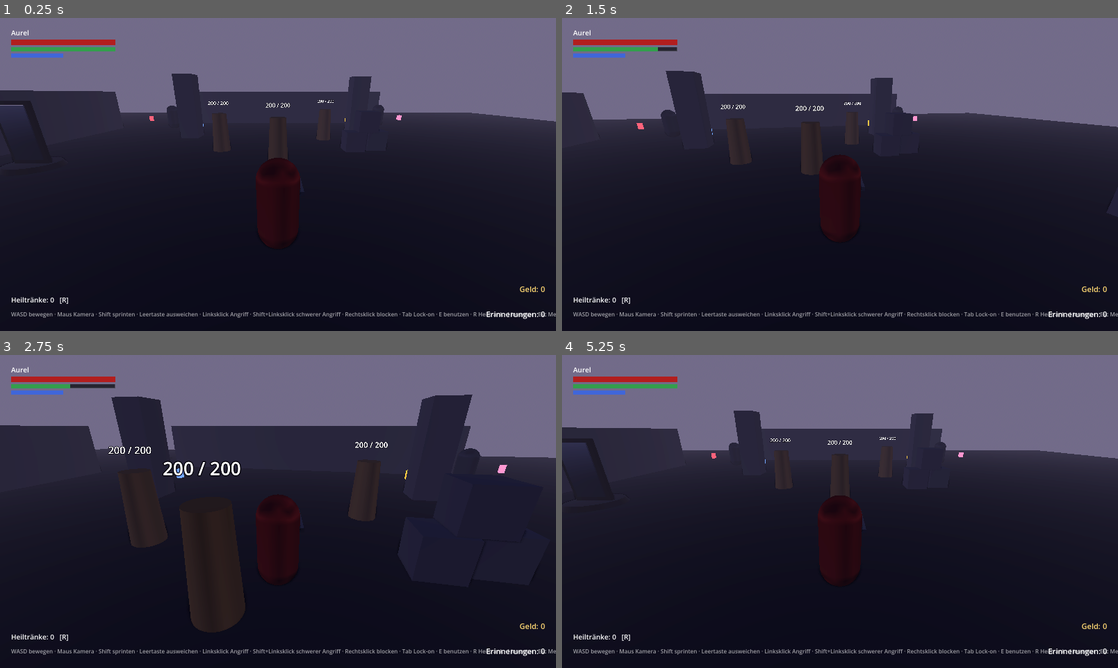
Above: before the commit, frames 1-4 (two rows, left to right).
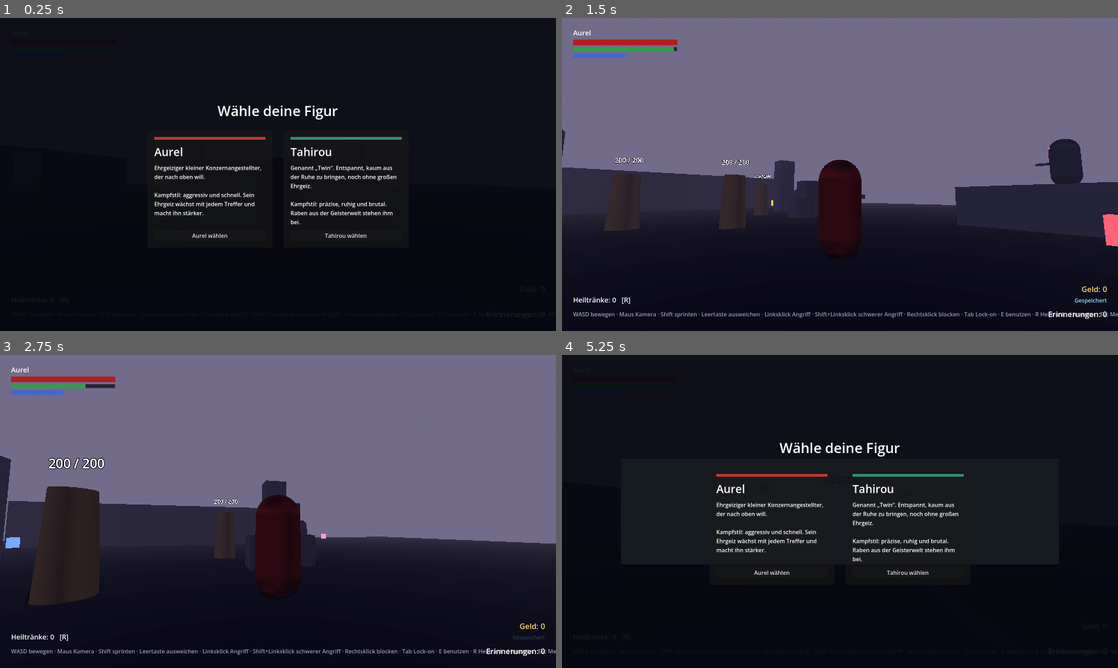
Above: after the commit, the same moments.

Repository: Aurelvonwatzdorf/nr1
Game: Godot game, scene res://scenes/levels/test_arena.tscn
Two runs of this game, one before a commit and one after it. Both use one fixed random seed, a clock stepped at 60 frames per second and the inputs below.
Inputs (mouse positions are in pixels of both pictures, inside the frame that each line leads up to):
- Up to frame 1 (0.25 s): no input
- Up to frame 2 (1.5 s): click (773, 237) at 0.5 s, where only the run after the commit has a clickable "Aurel wählen"; move the mouse to (867, 174) at 1.27 s; hold W (move_forward) from 1.28 s (still down); hold Shift (sprint) from 1.28 s (still down)
- Up to frame 3 (2.75 s): keep holding W (move_forward); move the mouse to (250, 511) at 2.02 s; release Shift (sprint) at 2.03 s; click (250, 511) at 2.1 s; tap Shift (sprint) at 2.3 s
- Up to frame 4 (5.25 s): move the mouse to (851, 505) at 2.77 s; hold Right mouse button (block) 2.78-3.53 s; tap Shift (sprint) at 3.05, 3.8 s; move the mouse to (834, 517) at 3.52 s; tap Space (dodge) at 3.6 s; move the mouse to (878, 514) at 4.27 s; hold Shift (sprint) 4.28-5 s; tap R (heal) at 4.35 s; tap Escape (menu) at 4.9 s; release W (move_forward) at 5 s; click "Neues Spiel (Spielstand lösch…" at 5 s

The runs differ from the first frame. In frame 1, 44% of the frame differs, in the area x 0-100%, y 0-97%; in frame 2, 30%; in frame 3, 35%; in frame 4, 41%.

Commit message:
M5 step 1: character selection on new game
A character select menu opens when no character is chosen yet, applies
Aurel or Tahirou to the running player (stats, colour, HUD name) and
saves the choice immediately. Character descriptions mention their
combat styles.

Co-Authored-By: Claude Opus 5.5 <noreply@anthropic.com>
Claude-Session: https://claude.ai/code/session_01RjnwZ2TtYogGPE8DCJukRJ

Diff:
--- a/game/resources/characters/aurel.tres
+++ b/game/resources/characters/aurel.tres
@@ -8,7 +8,7 @@
 script = ExtResource("1_character")
 id = &"aurel"
 display_name = "Aurel"
-description = "Ehrgeiziger kleiner Konzernangestellter, der nach oben will."
+description = "Ehrgeiziger kleiner Konzernangestellter, der nach oben will.\n\nKampfstil: aggressiv und schnell. Sein Ehrgeiz wächst mit jedem Treffer und macht ihn stärker."
 light_attack = ExtResource("2_light")
 heavy_attack = ExtResource("3_heavy")
 placeholder_color = Color(0.75, 0.22, 0.2, 1)
--- a/game/resources/characters/tahirou.tres
+++ b/game/resources/characters/tahirou.tres
@@ -8,7 +8,7 @@
 script = ExtResource("1_character")
 id = &"tahirou"
 display_name = "Tahirou"
-description = "Entspannt, kaum aus der Ruhe zu bringen, noch ohne großen Ehrgeiz."
+description = "Genannt „Twin“. Entspannt, kaum aus der Ruhe zu bringen, noch ohne großen Ehrgeiz.\n\nKampfstil: präzise, ruhig und brutal. Raben aus der Geisterwelt stehen ihm bei."
 light_attack = ExtResource("2_light")
 heavy_attack = ExtResource("3_heavy")
 placeholder_color = Color(0.2, 0.55, 0.45, 1)
--- a/game/scenes/levels/test_arena.tscn
+++ b/game/scenes/levels/test_arena.tscn
@@ -20,6 +20,7 @@
 [ext_resource type="PackedScene" path="res://scenes/ui/dialogue_box.tscn" id="18_dialogue"]
 [ext_resource type="PackedScene" path="res://scenes/npcs/npc.tscn" id="19_npc"]
 [ext_resource type="Script" path="res://scripts/npcs/merchant.gd" id="20_merchant"]
+[ext_resource type="PackedScene" path="res://scenes/ui/character_select_menu.tscn" id="25_select"]
 [ext_resource type="Script" path="res://scripts/npcs/old_woman.gd" id="21_old_woman"]
 [ext_resource type="Script" path="res://scripts/npcs/sick_man.gd" id="22_sick_man"]
 [ext_resource type="Resource" path="res://resources/missions/help_old_woman.tres" id="23_mission_woman"]
@@ -414,6 +415,8 @@
 
 [node name="PauseMenu" parent="." instance=ExtResource("9_pause")]
 
+[node name="CharacterSelectMenu" parent="." instance=ExtResource("25_select")]
+
 [node name="RespawnManager" type="Node" parent="." node_paths=PackedStringArray("player")]
 script = ExtResource("8_respawn")
 player = NodePath("../Player")
--- /dev/null
+++ b/game/scenes/ui/character_select_menu.tscn
@@ -0,0 +1,38 @@
+[gd_scene format=3]
+
+[ext_resource type="Script" path="res://scripts/ui/character_select_menu.gd" id="1_select"]
+
+[node name="CharacterSelectMenu" type="CanvasLayer"]
+layer = 11
+script = ExtResource("1_select")
+
+[node name="Dim" type="ColorRect" parent="."]
+anchors_preset = 15
+anchor_right = 1.0
+anchor_bottom = 1.0
+grow_horizontal = 2
+grow_vertical = 2
+color = Color(0.02, 0.03, 0.06, 0.92)
+
+[node name="Center" type="CenterContainer" parent="."]
+anchors_preset = 15
+anchor_right = 1.0
+anchor_bottom = 1.0
+grow_horizontal = 2
+grow_vertical = 2
+
+[node name="Items" type="VBoxContainer" parent="Center"]
+layout_mode = 2
+theme_override_constants/separation = 28
+
+[node name="Title" type="Label" parent="Center/Items"]
+layout_mode = 2
+theme_override_font_sizes/font_size = 40
+text = "Wähle deine Figur"
+horizontal_alignment = 1
+
+[node name="Choices" type="HBoxContainer" parent="Center/Items"]
+unique_name_in_owner = true
+layout_mode = 2
+theme_override_constants/separation = 32
+alignment = 1
--- a/game/scripts/player/player.gd
+++ b/game/scripts/player/player.gd
@@ -161,6 +161,13 @@
 	return GameState.stats.get_speed_multiplier()
 
 
+## Andere Figur übernehmen (z. B. nach der Charakterauswahl).
+func apply_character(data: CharacterData) -> void:
+	character_data = data
+	_apply_character_data()
+	EventBus.character_changed.emit(data)
+
+
 func _apply_character_data() -> void:
 	var data := character_data
 	stamina.regen_delay = data.stamina_regen_delay
@@ -169,6 +176,7 @@
 		# Später: echtes Modell statt Kapsel einsetzen.
 		body_mesh.visible = false
 		model.add_child(data.model_scene.instantiate())
+		return
 	else:
 		var material := StandardMaterial3D.new()
 		material.albedo_color = data.placeholder_color
--- a/game/scripts/systems/event_bus.gd
+++ b/game/scripts/systems/event_bus.gd
@@ -7,6 +7,8 @@
 
 ## Die Spielfigur ist in der Szene bereit.
 signal player_spawned(player: Player)
+## Die gespielte Figur wurde gewählt oder gewechselt.
+signal character_changed(data: CharacterData)
 ## Die Spielfigur ist gestorben.
 signal player_died(player: Player)
 ## Die Spielfigur wurde am Checkpoint wiederbelebt.
--- a/game/scripts/systems/game_state.gd
+++ b/game/scripts/systems/game_state.gd
@@ -9,6 +9,9 @@
 	&"aurel": "res://resources/characters/aurel.tres",
 	&"tahirou": "res://resources/characters/tahirou.tres",
 }
+
+## Bei neuem Spiel die Charakterauswahl zeigen? (Im Rauchtest aus.)
+var ask_character_on_new_game: bool = true
 
 ## Gewählte Figur. `null` heißt: Die Spielfigur nimmt die im Inspector eingestellte.
 var selected_character: CharacterData = null
--- /dev/null
+++ b/game/scripts/ui/character_select_menu.gd
@@ -0,0 +1,60 @@
+class_name CharacterSelectMenu
+extends GameMenu
+## Charakterauswahl beim Start eines neuen Spiels: Aurel oder Tahirou.
+
+@onready var choices: HBoxContainer = %Choices
+
+
+func _ready() -> void:
+	super._ready()
+	for id: StringName in GameState.CHARACTER_PATHS:
+		choices.add_child(_make_card(load(GameState.CHARACTER_PATHS[id]) as CharacterData))
+	if GameState.ask_character_on_new_game and GameState.selected_character == null:
+		open.call_deferred()
+
+
+func _unhandled_input(event: InputEvent) -> void:
+	# Die Wahl ist Pflicht: Esc schließt dieses Menü nicht.
+	if is_open and event.is_action_pressed(&"menu"):
+		get_viewport().set_input_as_handled()
+
+
+## Figur wählen und auf die Spielfigur anwenden (auch für Tests).
+func choose(id: StringName) -> void:
+	if not GameState.select_character(id):
+		return
+	var player := get_tree().get_first_node_in_group(&"player") as Player
+	if player:
+		player.apply_character(GameState.selected_character)
+	close()
+	SaveSystem.save_game()
+
+
+func _make_card(data: CharacterData) -> PanelContainer:
+	var card := PanelContainer.new()
+	card.custom_minimum_size = Vector2(360, 300)
+	var margin := MarginContainer.new()
+	for side in ["left", "right", "top", "bottom"]:
+		margin.add_theme_constant_override("margin_" + side, 20)
+	var box := VBoxContainer.new()
+	box.add_theme_constant_override(&"separation", 12)
+	var swatch := ColorRect.new()
+	swatch.color = data.placeholder_color
+	swatch.custom_minimum_size = Vector2(0, 8)
+	var name_label := Label.new()
+	name_label.text = data.display_name
+	name_label.add_theme_font_size_override(&"font_size", 32)
+	var description := Label.new()
+	description.text = data.description
+	description.autowrap_mode = TextServer.AUTOWRAP_WORD_SMART
+	description.size_flags_vertical = Control.SIZE_EXPAND_FILL
+	var button := Button.new()
+	button.text = "%s wählen" % data.display_name
+	button.pressed.connect(choose.bind(data.id))
+	box.add_child(swatch)
+	box.add_child(name_label)
+	box.add_child(description)
+	box.add_child(button)
+	margin.add_child(box)
+	card.add_child(margin)
+	return card
--- a/game/scripts/ui/hud.gd
+++ b/game/scripts/ui/hud.gd
@@ -33,6 +33,7 @@
 	prompt_label.text = ""
 	EventBus.interaction_prompt_changed.connect(func(prompt: String) -> void: prompt_label.text = "E: %s" % prompt if prompt != "" else "")
 	EventBus.message_requested.connect(show_message)
+	EventBus.character_changed.connect(func(data: CharacterData) -> void: name_label.text = data.display_name)
 	EventBus.game_saved.connect(func() -> void: saved_label_flash())
 	GameState.inventory.changed.connect(_update_potions)
 	EventBus.mission_started.connect(func(m: MissionData) -> void:
--- a/game/tests/smoke_test.gd
+++ b/game/tests/smoke_test.gd
@@ -15,6 +15,7 @@
 	HitStop.enabled = false
 	# Eigener Spielstand für den Test, nichts automatisch laden.
 	SaveSystem.auto_load_enabled = false
+	GameState.ask_character_on_new_game = false
 	SaveSystem.save_path = "user://smoke_test_save.json"
 	SaveSystem.delete_save()
 	GameState.reset()
@@ -447,6 +448,21 @@
 	SaveSystem.delete_save()
 	GameState.reset()
 
+	# Charakterauswahl
+	var select_menu: CharacterSelectMenu = arena.get_node("CharacterSelectMenu")
+	select_menu.open()
+	_check(select_menu.is_open and get_tree().paused, "Charakterauswahl öffnet sich")
+	select_menu.choose(&"tahirou")
+	await _frames(2)
+	_check(not select_menu.is_open and player.character_data.id == &"tahirou", "Tahirou gewählt, Spielfigur übernimmt ihn")
+	_check(SaveSystem.has_save(), "Wahl wird sofort gespeichert")
+	select_menu.choose(&"aurel")
+	select_menu.open()
+	select_menu.choose(&"aurel")
+	await _frames(2)
+	_check(player.character_data.id == &"aurel", "Wechsel zurück zu Aurel")
+	SaveSystem.delete_save()
+
 	# Figur aus Daten laden (Tahirou)
 	_check(GameState.select_character(&"tahirou"), "Tahirou kann gewählt werden")
 	var tahirou: Player = PLAYER_SCENE.instantiate()
Not shown, added: game/scripts/ui/character_select_menu.gd.uid
Not shown, changed: CLAUDE.md
